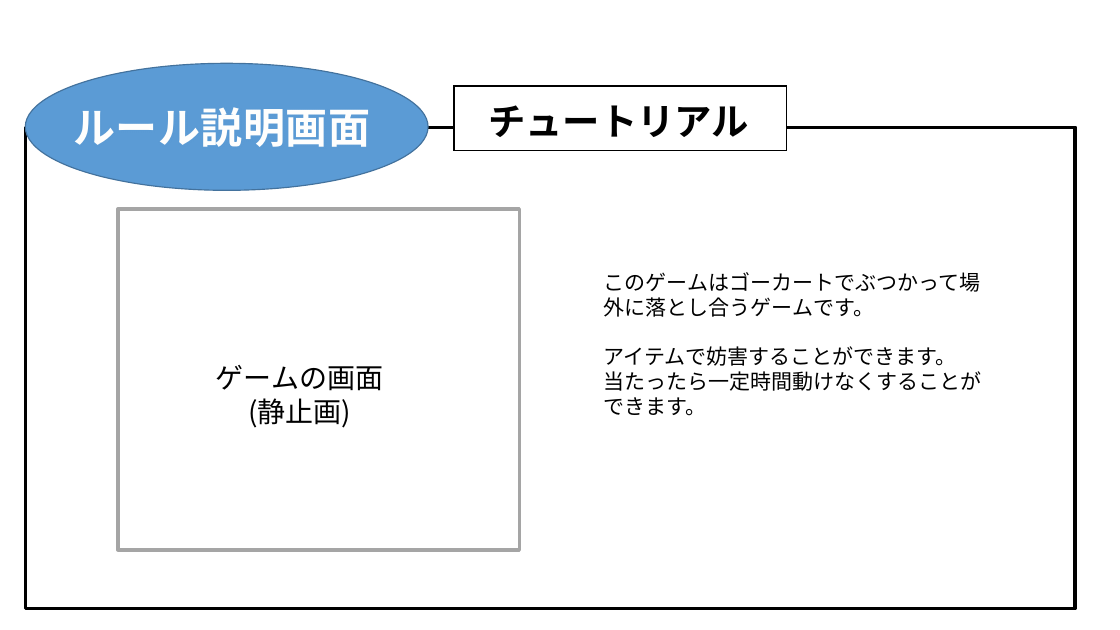
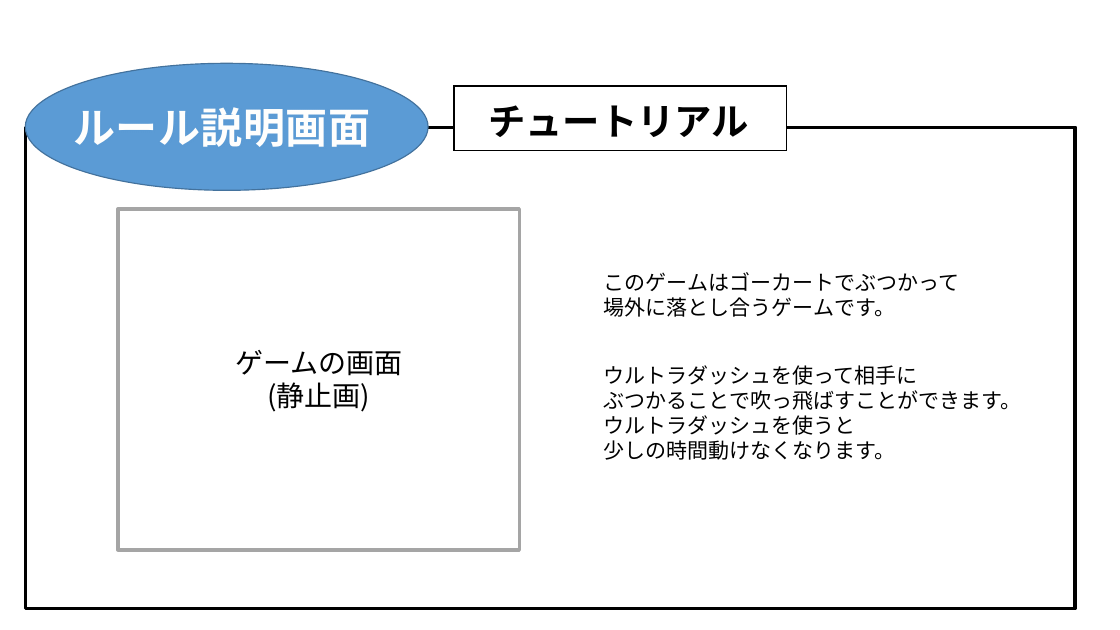
Before and after one commit to MizukiKato0416/sotsugyou_time_kato, a slide deck: slide 7 of 卒業制作_超ぶっ飛び超絶バトロワ（仮）.pptx. Drawn at 1120x630 pixels with LibreOffice and Linux fonts; fonts in the diff are those of the drawing. Boxes give left, top, right and bottom in pixels: in the first picture for what was removed or moved away, otherwise in the second. Text is boxed around its words. In the diff, an @@ line names an element or a change of style, - is before the commit and + after.

```diff
--- a/卒業制作_超ぶっ飛び超絶バトロワ（仮）.pptx
+++ b/卒業制作_超ぶっ飛び超絶バトロワ（仮）.pptx
@@ text at (x1=604, y1=272, x2=959, y2=317): text changed @@
-このゲームはゴーカートでぶつかって場外に落とし合うゲームです。
+このゲームはゴーカートでぶつかって
+場外に落とし合うゲームです。
@@ text "ゲームの画面 (静止画)" moved from (x1=216, y1=365, x2=383, y2=428) to (x1=235, y1=350, x2=402, y2=412) @@
@@ text at (x1=604, y1=365, x2=1021, y2=460): text changed @@
-アイテムで妨害することができます。
-当たったら一定時間動けなくすることができます。
+ウルトラダッシュを使って相手に
+ぶつかることで吹っ飛ばすことができます。
+ウルトラダッシュを使うと
+少しの時間動けなくなります。
```
Also in this commit, not shown: 1 other file.
